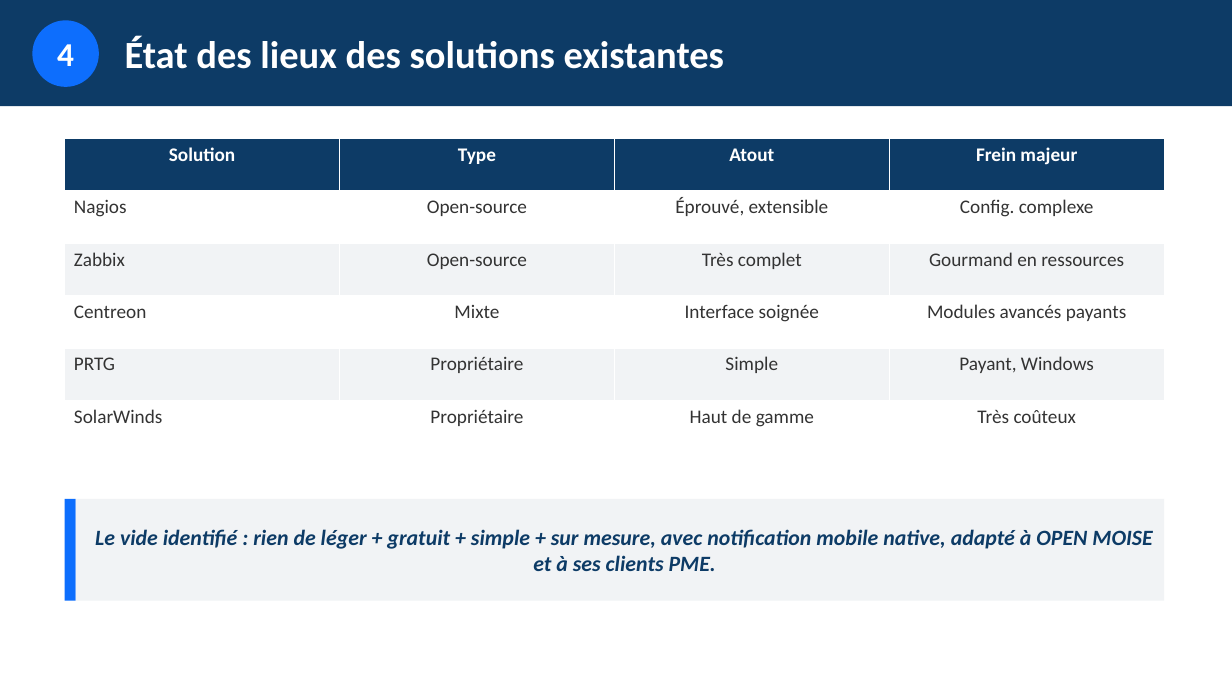
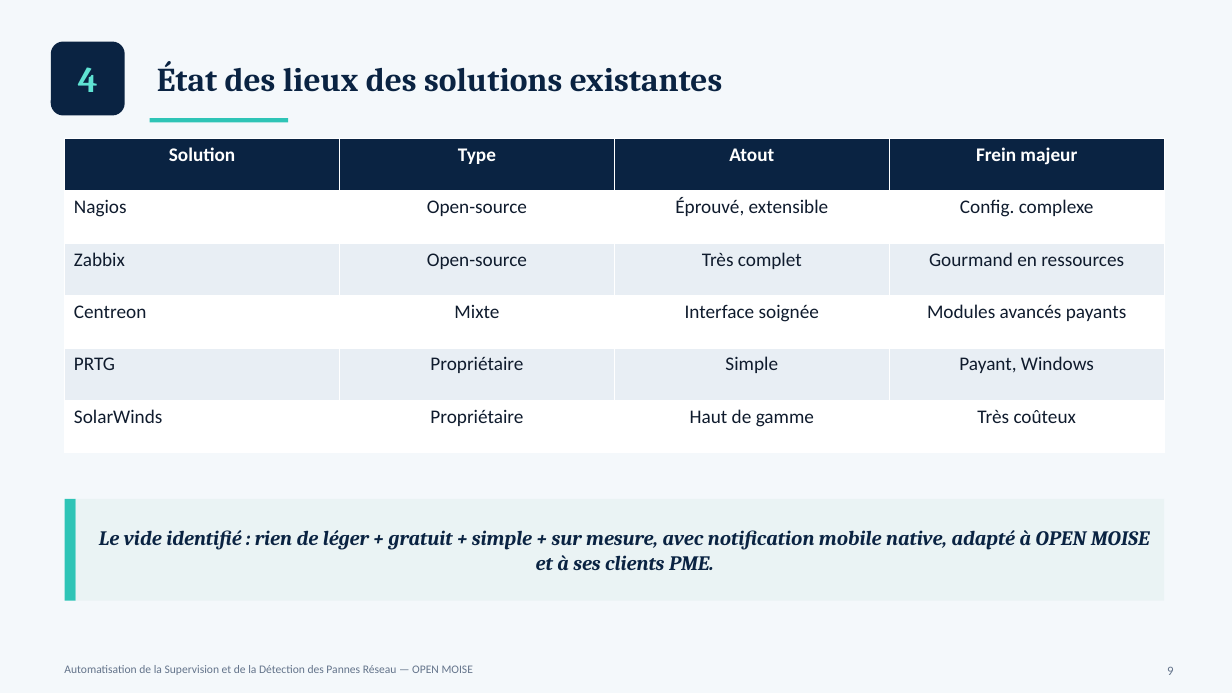
Before and after one commit to esperanceykouassi-bit/Supervision-reseau, a slide deck: slide 9 of soutenance/presentation-projet.pptx. Drawn at 1232x693 pixels with LibreOffice and Linux fonts; fonts in the diff are those of the drawing. Boxes give left, top, right and bottom in pixels: in the first picture for what was removed or moved away, otherwise in the second. Text is boxed around its words. In the diff, an @@ line names an element or a change of style, - is before the commit and + after.

```diff
--- a/soutenance/presentation-projet.pptx
+++ b/soutenance/presentation-projet.pptx
@@ background #FFFFFF to #F4F8FB @@
@@ rectangle removed at box(0, 0, 1232, 106) @@
@@ text "4": place and size @@
-text "4" at box(32, 20, 99, 87)
+text "4" at box(78, 67, 98, 92)
@@ text "4" at box(78, 67, 98, 92): size 26 to 28 pt, font Calibri to Cambria, text colour #FFFFFF to #5FE3D3; fill #0D6EFD to none @@
@@ rounded rectangle added at box(51, 42, 125, 116), fill #0A2342 @@
@@ text "État des lieux des solutions ...": place and size @@
-text "État des lieux des solutions ..." at box(125, 36, 725, 69)
+text "État des lieux des solutions ..." at box(157, 61, 723, 92)
@@ text "État des lieux des solutions ..." at box(157, 61, 723, 92): size 30 to 26 pt, font Calibri to Cambria, text colour #FFFFFF to #0A2342 @@
@@ rectangle added at box(150, 118, 288, 122), fill #2EC4B6 @@
@@ table at box(65, 139, 1166, 453) @@
@@ fill #0D3B66 to #0A2342 in row 1 @@
@@ fill #F1F3F5 to #E8EEF4 in 8 cells @@
@@ text colour #333333 to #0F1B2D in "Nagios", "Open-source", "Éprouvé, extensible", "Config. complexe" and 16 more places @@
@@ rectangle at box(65, 499, 76, 601): fill #0D6EFD to #2EC4B6 @@
@@ rectangle "Le vide identifié : rien ..." at box(76, 499, 1165, 601): size 17 to 16 pt, font Calibri to Cambria, text colour #0D3B66 to #0A2342; fill #F1F3F5 to #EAF3F4 @@
@@ text added at box(64, 665, 473, 675), 9 pt, text #64748B @@
+Automatisation de la Supervision et de la Détection des Pannes Réseau — OPEN MOISE
@@ text added at box(1167, 666, 1173, 675), 10 pt, text #64748B @@
+9
```
Also in this commit, not shown: 36 other slides changed, 1 other file.
